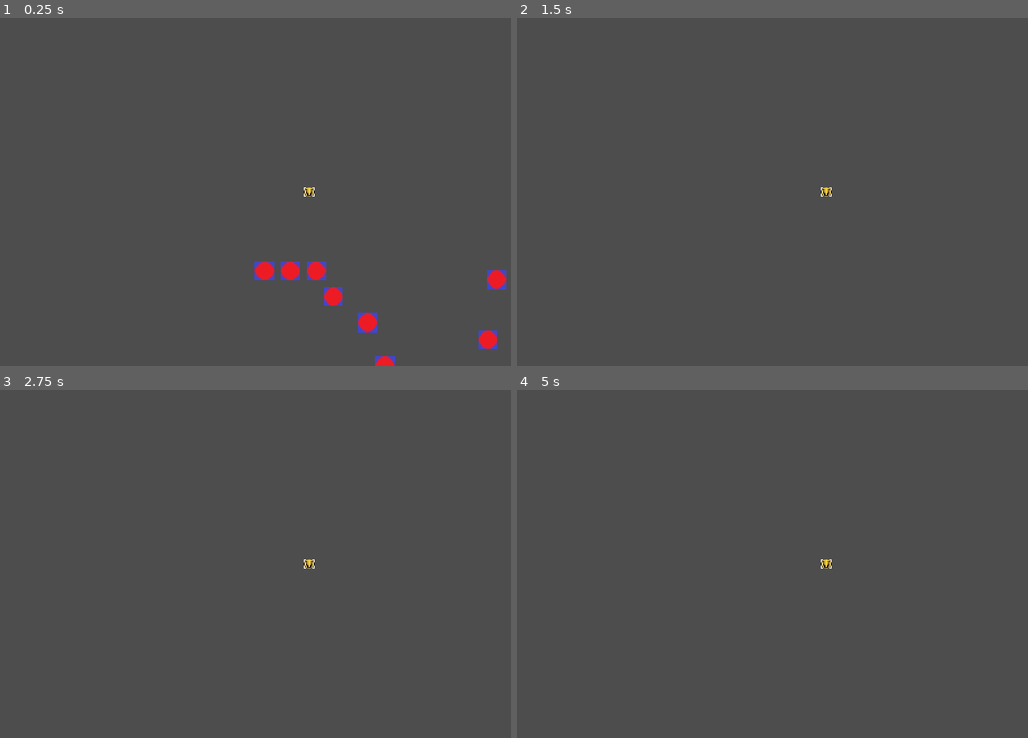
Above: before the commit, frames 1-4 (two rows, left to right).
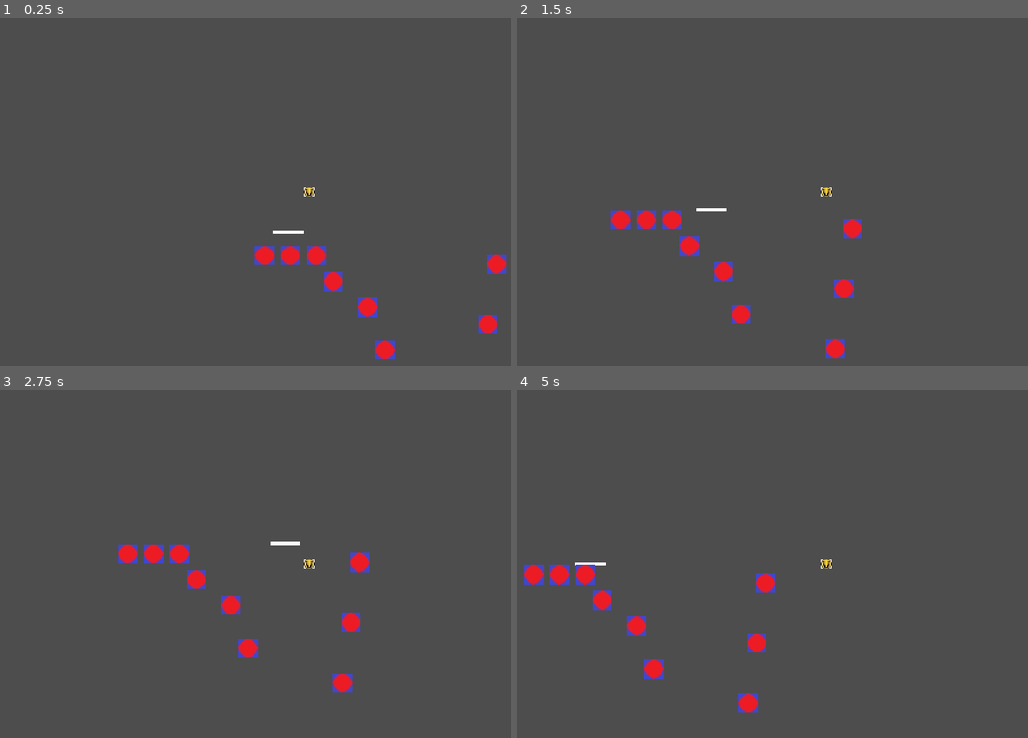
Above: after the commit, the same moments.

Repository: isobel-p/haven
Game: Godot game, scene res://game.tscn
Two runs of this game, one before a commit and one after it. Both use one fixed random seed, a clock stepped at 60 frames per second and the inputs below.
Inputs:
- Up to frame 1 (0.25 s): no input
- Up to frame 2 (1.5 s): hold Right (right) from 0.53 s (still down); tap Up (jump) at 0.77 s
- Up to frame 3 (2.75 s): tap Up (jump) at 1.52 s; release Right (right) at 2.03 s; hold Left (left) from 2.03 s (still down)
- Up to frame 4 (5 s): release Left (left) at 2.78 s; hold Right (right) 2.78-4.28 s; tap Up (jump) at 3.02, 3.77, 4.52 s; hold Left (left) from 4.28 s (still down)

The runs differ from the first frame. In frame 1, 2.7% of the frame differs, in the area x 49-100%, y 61-100%; in frame 2, 1.9%; in frame 3, 1.9%; in frame 4, 2.0%.

Commit message:
Add paddle movement

Diff:
--- a/character_body_2d.gd
+++ b/character_body_2d.gd
@@ -10,8 +10,8 @@
 
 func _physics_process(delta: float) -> void:
 	# Add the gravity.
-	# if not is_on_floor():
-	# 	velocity += get_gravity() * delta
+	if not is_on_floor():
+		velocity += get_gravity() * delta
 
 	# Handle jump.
 	if Input.is_action_just_pressed("jump"):
@@ -26,9 +26,6 @@
 	else:
 		velocity.x = move_toward(velocity.x, 0, SPEED)
 
-	if global_position.y > 120:
-		global_position.x = 100
-		global_position.y = -100
 
 	move_and_slide()
 
--- a/game.tscn
+++ b/game.tscn
@@ -1,10 +1,9 @@
 [gd_scene format=3 uid="uid://bdljtg72p7ljc"]
 
-[ext_resource type="Texture2D" path="res://Table.jpg" id="1_7jktm"]
 [ext_resource type="Script" uid="uid://cdkivmcm0qs" path="res://character_body_2d.gd" id="2_fc0e3"]
 [ext_resource type="Texture2D" uid="uid://bwaedd2nk32yo" path="res://assets/Player.jpg" id="2_feb5d"]
+[ext_resource type="PackedScene" uid="uid://8k12gaxmjrak" path="res://paddle.tscn" id="4_fc0e3"]
 [ext_resource type="Texture2D" uid="uid://iwn83jsfmhal" path="res://Raquet1.jpg" id="4_ryrav"]
-[ext_resource type="Texture2D" path="res://Line.jpg" id="5_eow3j"]
 
 [sub_resource type="CircleShape2D" id="CircleShape2D_yt5sy"]
 
@@ -29,8 +28,9 @@
 offset_bottom = -324.0
 grow_horizontal = 2
 grow_vertical = 2
-texture = ExtResource("1_7jktm")
 stretch_mode = 1
+
+[node name="Paddle" parent="." unique_id=1594035442 instance=ExtResource("4_fc0e3")]
 
 [node name="CharacterBody2D" type="CharacterBody2D" parent="." unique_id=186802152]
 script = ExtResource("2_fc0e3")
@@ -53,4 +53,3 @@
 [node name="Line" type="Sprite2D" parent="." unique_id=629638475]
 position = Vector2(292, 161.5)
 scale = Vector2(0.96666664, 21.666668)
-texture = ExtResource("5_eow3j")
--- a/paddle.gd
+++ b/paddle.gd
@@ -5,8 +5,15 @@
 const SPEED = 300.0
 const JUMP_VELOCITY = -400.0
 
+func _ready() -> void:
+	velocity.x = 100
 
 func _physics_process(delta: float) -> void:
 	# if global_position.x
-	var x_delta = body.position.x - position.x
-	print(x_delta)
+
+	print(position.x)
+	if position.x>300:
+		velocity.x=-100
+	elif position.x<0:
+		velocity.x=100
+	move_and_slide()
